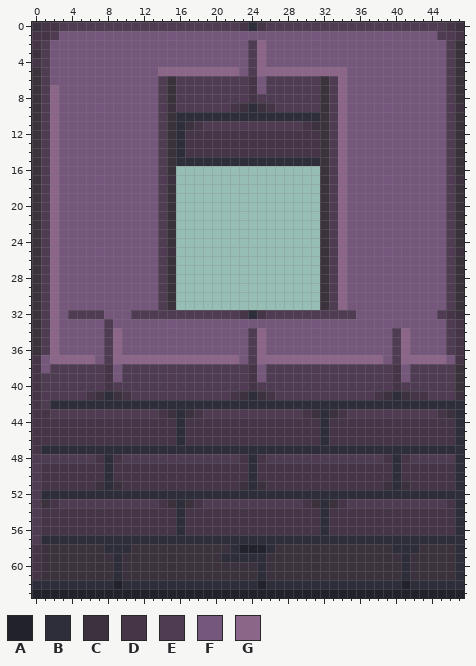
Two versions of one pixel-art sprite, Resources/texture/walls_texture.png. Above: the version before the commit.
The file is 48x64 pixels.
Palette (. is transparent): A #21222b  B #2d2e39  C #3b323d  D #453547  E #4f3c53  F #75577c  G #8c6689
Pixels before (only the part around the change), first column x 6:
13 FFFFFFFFECBDDDDDDDDDDDDDDDCEGFFFFFFFFF
14 FFFFFFFFECBDDDDDDDDDDDDDDDCEGFFFFFFFFF
15 FFFFFFFFECBBBBBBBBBBBBBBBBCEGFFFFFFFFF
16 FFFFFFFFEC................CEGFFFFFFFFF
17 FFFFFFFFEC................CEGFFFFFFFFF
18 FFFFFFFFEC................CEGFFFFFFFFF
19 FFFFFFFFEC................CEGFFFFFFFFF
20 FFFFFFFFEC................CEGFFFFFFFFF
21 FFFFFFFFEC................CEGFFFFFFFFF
22 FFFFFFFFEC................CEGFFFFFFFFF
23 FFFFFFFFEC................CEGFFFFFFFFF
24 FFFFFFFFEC................CEGFFFFFFFFF
25 FFFFFFFFEC................CEGFFFFFFFFF
26 FFFFFFFFEC................CEGFFFFFFFFF
27 FFFFFFFFEC................CEGFFFFFFFFF
28 FFFFFFFFEC................CEGFFFFFFFFF
29 FFFFFFFFEC................CEGFFFFFFFFF
30 FFFFFFFFEC................CEGFFFFFFFFF
31 FFFFFFFFEC................CEGFFFFFFFFF
32 EEFFFEEEEEEEEEEEEDBDEEEEEEEEEEFFFFFFFF
33 FFEFFFFFFFFFFFFFFFFFFFFFFFFFFFFFFFFFFF
34 FFEGFFFFFFFFFFFFFFEGFFFFFFFFFFFFFFEGFF
35 FFEGFFFFFFFFFFFFFFEGFFFFFFFFFFFFFFEGFF
36 FFEGFFFFFFFFFFFFFFEGFFFFFFFFFFFFFFEGFF
37 GFEGGGGGGGGGGGGGGFEGGGGGGGGGGGGGGFEGGG
After:
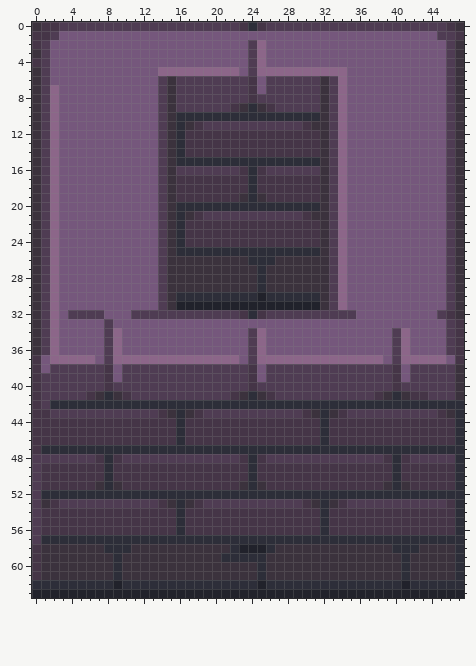
Changes in this commit:
Changed rows in their new state; - is an unchanged pixel.
first column x 16:
16 EEEEEEEDBDEEEEEE
17 DDDDDDDDBDDDDDDD
18 DDDDDDDDBDDDDDDD
19 DDDDDDDCBCDDDDDD
20 BBBBBBBBBBBBBBBB
21 BCDEEEEEEEEEEEDC
22 BDDDDDDDDDDDDDDD
23 BDDDDDDDDDDDDDDD
24 BDDDDDDDDDDDDDDD
25 BBBBBBBBBBBBBBBB
26 CCCCCCCCBBBCCCCC
27 CCCCCCCCCBCCCCCC
28 CCCCCCCCCBCCCCCC
29 CCCCCCCCCBCCCCCC
30 BBBBBBBBBABBBBBB
31 AAAAAAAAAAAAAAAA
Changed places in both pictures, as pixel boxes (x1, y1, x2, y2):
added: (176, 166, 320, 310)
